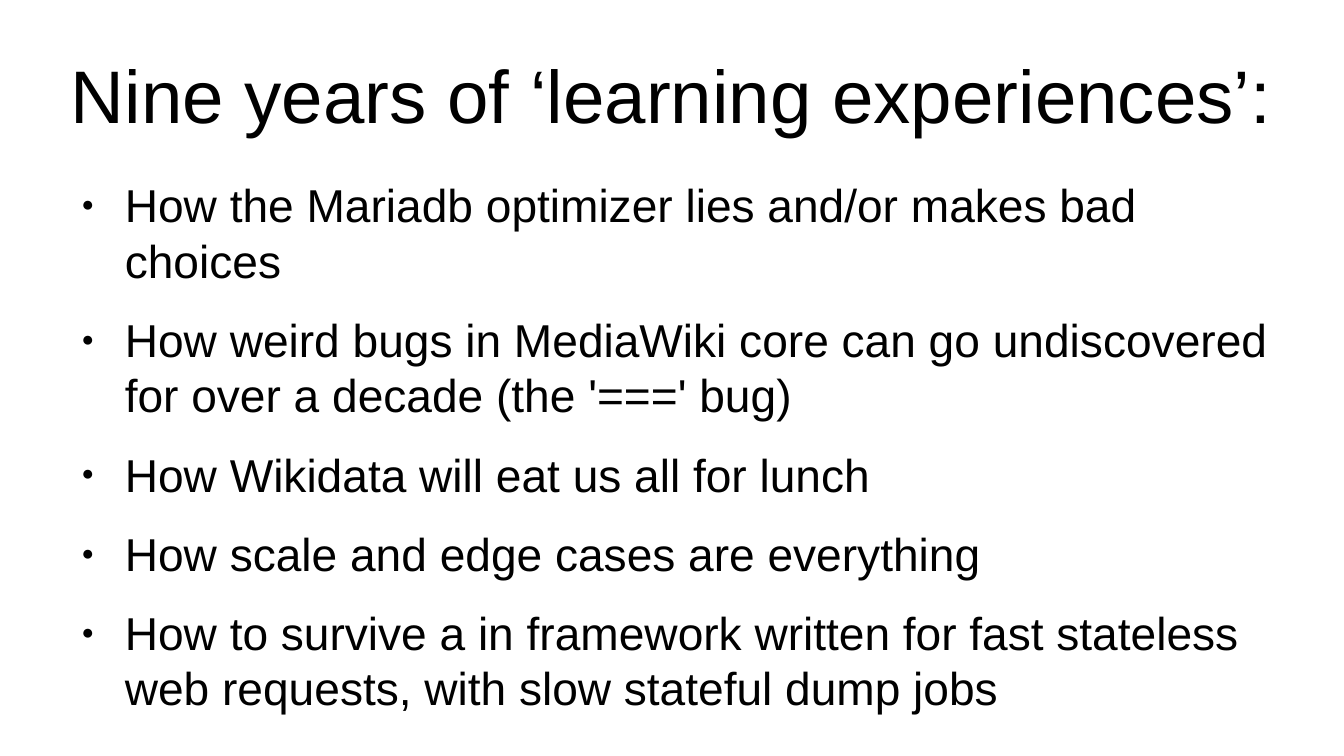
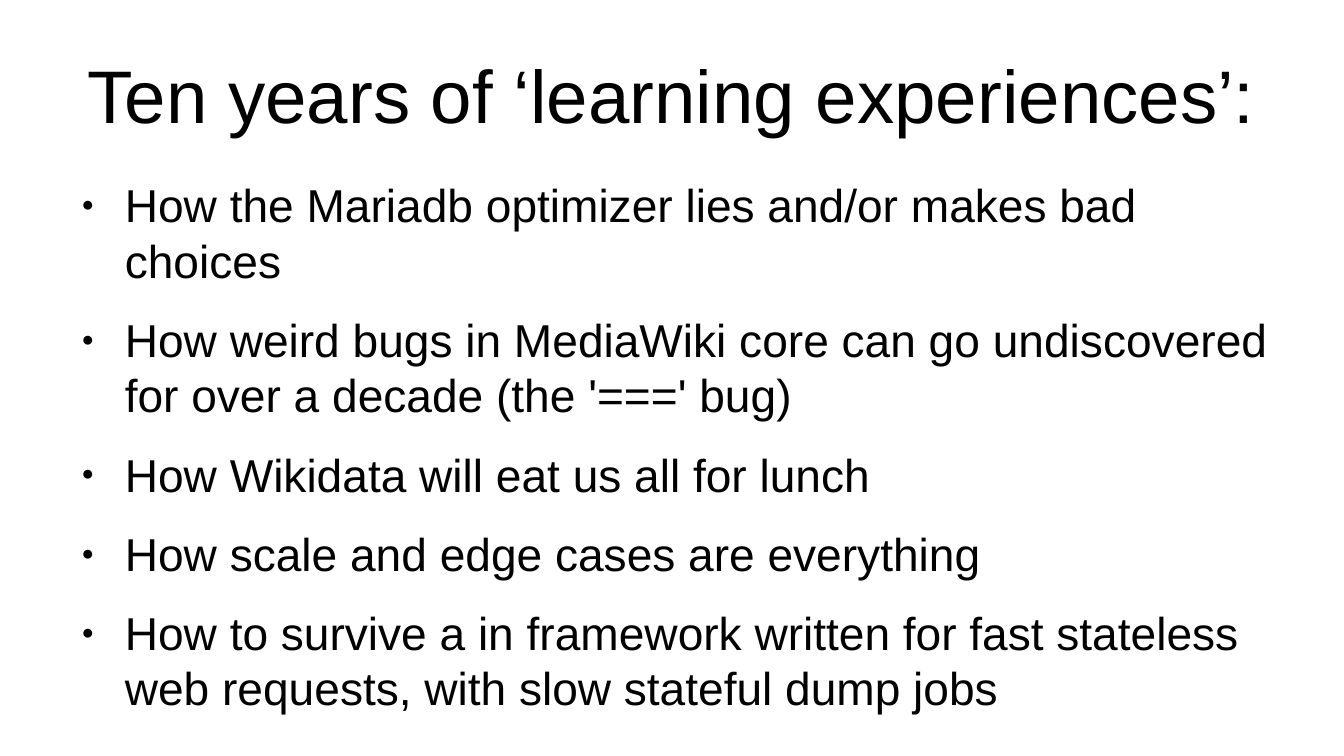
Before and after one commit to apergos/wikitalks, a slide deck: slide 91 of dumps-9-years-compressed.odp (slide 78 before the commit). Drawn at 1344x756 pixels with LibreOffice and Linux fonts; fonts in the diff are those of the drawing. Boxes give left, top, right and bottom in pixels: in the first picture for what was removed or moved away, otherwise in the second. Text is boxed around its words. In the diff, an @@ line names an element or a change of style, - is before the commit and + after.

```diff
--- a/dumps-9-years-compressed.odp
+++ b/dumps-9-years-compressed.odp
@@ title at [87,69,1255,137]: text changed @@
-Nine years of ‘learning experiences’:
+Ten years of ‘learning experiences’:
```
Also in this commit, not shown: 10 other slides changed, 13 slides added.
